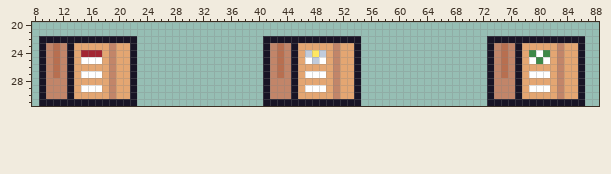
Two versions of one sprite sheet, textures/objects/box/box_base.png. Above: the version before the commit.
The file is 96x32 pixels. Shown: x 8..88, y 20..31.
The result:
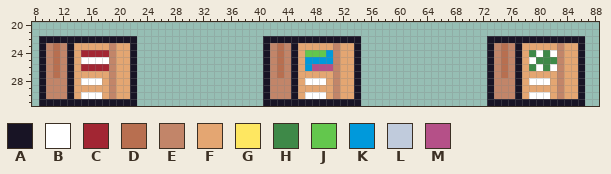
Palette (. is transparent): A #181425  B #ffffff  C #a22633  D #b86f50  E #c28569  F #e4a672  G #fee761  H #3e8948  J #63c74d  K #0099db  L #c0cbdc  M #b55088
Changes in this commit:
y 24: x 18 F -> C; x 47..50 LGLF -> JJJK; x 82 F -> B
y 25: x 18 F -> B; x 47..50 BLBF -> KKKK; x 81..82 BF -> HH
y 26: x 15..18 FFFF -> CCCC; x 47..50 FFFF -> KMMM; x 79..82 FFFF -> HBHB
y 27: x 15..17 BBB -> FFF; x 47..49 BBB -> FFF; x 79..81 BBB -> FFF
y 28: x 15..17 FFF -> BBB; x 47..49 FFF -> BBB; x 79..81 FFF -> BBB
y 29: x 15..17 BBB -> FFF; x 47..49 BBB -> FFF; x 79..81 BBB -> FFF
y 30: x 15..17 FFF -> BBB; x 47..49 FFF -> BBB; x 79..81 FFF -> BBB
Changed places in both pictures, as pixel boxes (x1, y1, x2, y2):
changed: (81, 50, 109, 99)
changed: (305, 50, 333, 99)
changed: (529, 50, 557, 99)
